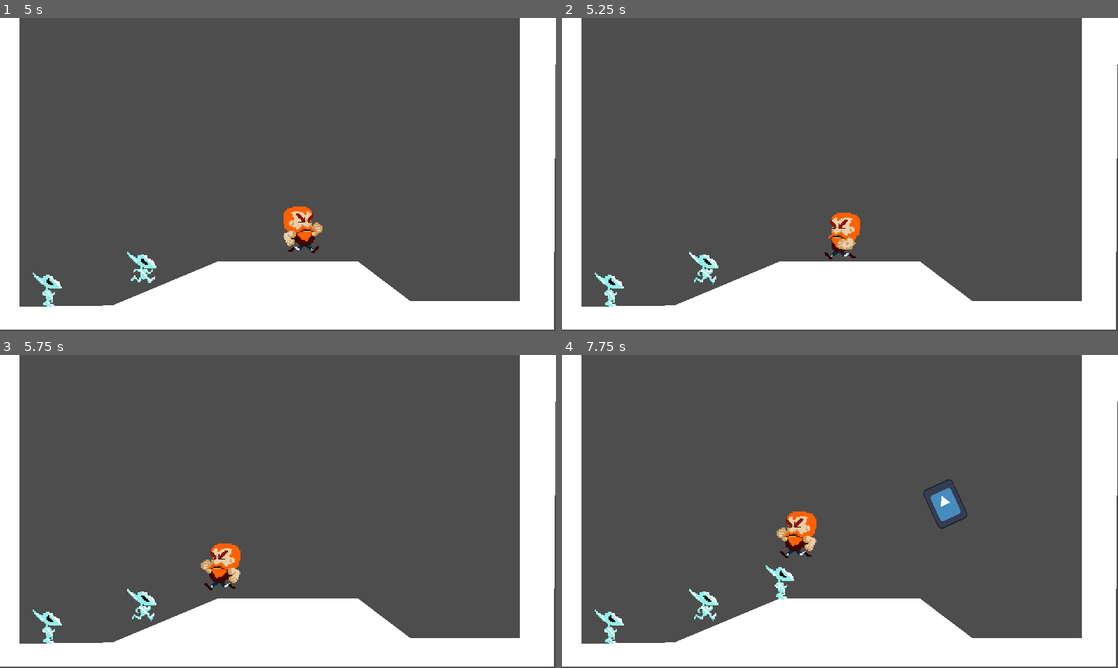
Above: before the commit, frames 1-4 (two rows, left to right).
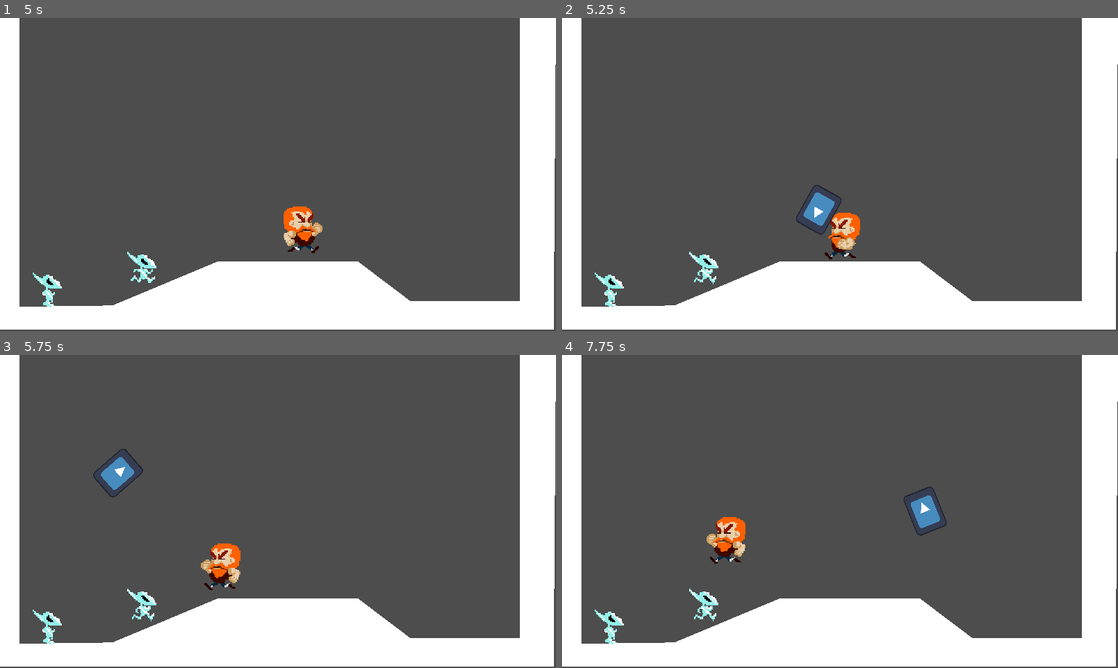
Above: after the commit, the same moments.

Repository: simonoNilssono/godot-project-thor
Game: Godot game, scene res://Scenes/main.tscn
Same seed, same stepped clock (60 frames per second), same inputs: the game is played once before the commit and once after it. The engine's default icon, where the game draws it, is replaced by a stand-in: a white triangle on a blue panel in a dark square.
Inputs (mouse positions are in pixels of both pictures, inside the frame that each line leads up to):
- Up to frame 1 (5 s): click "Play Game" at 0.5 s; move the mouse to (400, 158) at 1.27 s; hold U (Spawn Enemy) 1.28-2.03 s; hold D (Right) 1.28-2.78 s; tap W (Up) at 1.52, 2.27, 3.77, 4.52 s; move the mouse to (166, 190) at 2.02 s; click (166, 190) at 2.1 s; move the mouse to (333, 105) at 2.77 s; hold A (Left) 2.78-3.53 s; hold Right mouse button (Throw Hammer) 2.78-3.53 s; move the mouse to (250, 237) at 3.52 s; hold D (Right) from 3.53 s (still down); tap U (Spawn Enemy) at 3.6 s; move the mouse to (444, 221) at 4.27 s; press the mouse at (444, 221) at 4.28 s
- Up to frame 2 (5.25 s): move the mouse to (673, 127) at 5.02 s; release D (Right) at 5.03 s; release the mouse at (673, 127) at 5.03 s; hold A (Left) from 5.03 s (still down); right-click (673, 127) at 5.1 s
- Up to frame 3 (5.75 s): keep holding A (Left); tap W (Up) at 5.27 s
- Up to frame 4 (7.75 s): move the mouse to (867, 511) at 5.77 s; release A (Left) at 5.78 s; hold D (Right) 5.78-6.53 s; hold U (Spawn Enemy) 5.78-6.53 s; move the mouse to (756, 433) at 6.52 s; hold A (Left) from 6.53 s (still down); click (756, 433) at 6.6 s; tap W (Up) at 6.77, 7.52 s; move the mouse to (962, 495) at 7.27 s; hold Right mouse button (Throw Hammer) from 7.28 s (still down)

Frame 1 is identical in both runs. In frame 2, 0.5% of the frame differs, in the area x 42-51%, y 53-70%; in frame 3, 0.5%; in frame 4, 2.5%, in the area x 26-73%, y 39-79%.

Commit message:
fixed hammer throw

Diff:
--- a/Scenes/hammer.tscn
+++ b/Scenes/hammer.tscn
@@ -8,7 +8,7 @@
 
 [node name="Hammer" type="Area2D"]
 collision_layer = 2
-collision_mask = 5
+collision_mask = 7
 script = ExtResource("1_xw8ak")
 
 [node name="CollisionShape2D" type="CollisionShape2D" parent="."]
--- a/Scenes/player.tscn
+++ b/Scenes/player.tscn
@@ -211,7 +211,7 @@
 "speed": 10.0
 }]
 
-[node name="Player" type="CharacterBody2D"]
+[node name="Player" type="CharacterBody2D" groups=["Player"]]
 collision_layer = 2
 collision_mask = 5
 floor_constant_speed = true
--- a/Scripts/hammer.gd
+++ b/Scripts/hammer.gd
@@ -22,21 +22,18 @@
 #Throwing hammer towards target
 func throwing(delta):
 	position += (transform.x * speed * delta)
-	if abs(position.x) > abs(targetPos.x):
+	if abs(position.x-get_parent().get_child(0).position.x
+	) > abs(targetPos.x-get_parent().get_child(0).position.x):
 
-		print("hammerpos: " , abs(position.x) )
-		print("targetpos: " ,abs(targetPos.x))
 		current_state = State.Returning
 #Return hammer to player
 func returning(delta):
 	look_at(get_parent().get_child(0).position)
 	position += (transform.x * speed * delta)
-	if position.x < get_parent().get_child(0).position.x:
-		queue_free()
+	#if position.x < get_parent().get_child(0).position.x:
+		#queue_free()
 
-# placeholder
-func _on_area_entered(area: Area2D) -> void:
-	print("area entered hammer")
+
 
 
 func _on_body_entered(body: Node2D) -> void:
@@ -44,8 +41,11 @@
 		body.deathProcess()
 		body.queue_free()
 	if body.is_in_group("Terrain") and current_state == State.Thrown:
+		print("hesdf")
+		current_state = State.Returning
+	if body.is_in_group("Player") and current_state == State.Returning:
 		queue_free()
-		$ThrowTimer.emit_signal("timeout")
+
 
 func _on_swing_timer_start():
 	$SwingTimer.start()
@@ -61,7 +61,7 @@
 	look_at(get_global_mouse_position())
 	targetPos = get_global_mouse_position()
 
-	startPos = position
+	startPos = get_parent().get_child(0).position
 	direction = mouseDirX
 func _on_throw_timer_timeout() -> void:
 	queue_free()
